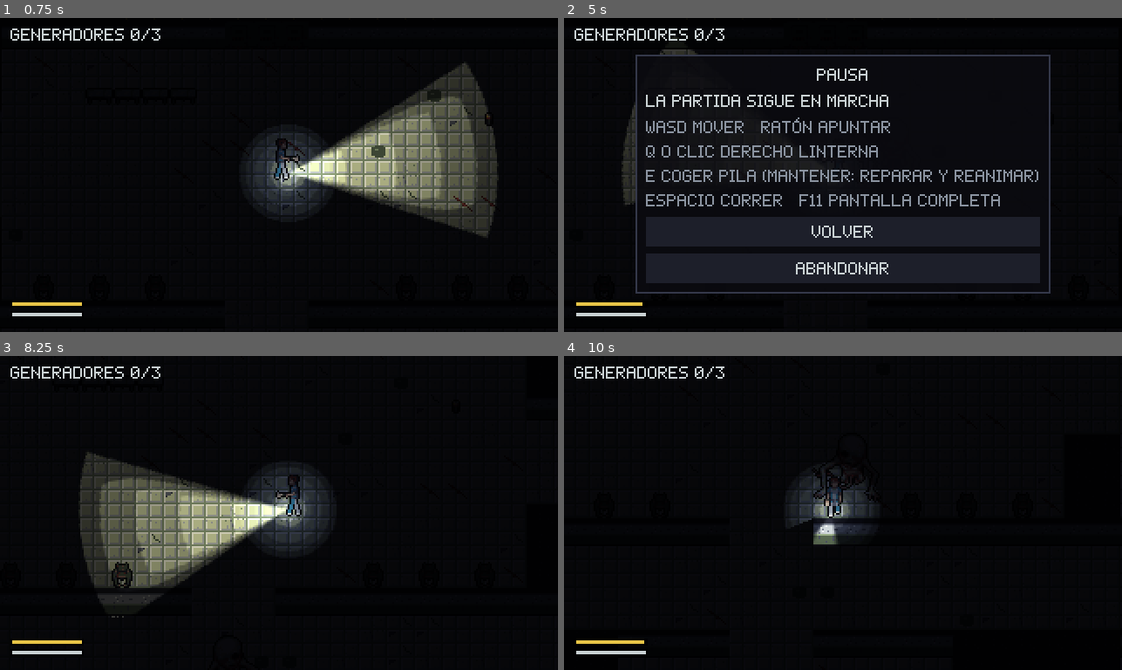
Above: before the commit, frames 1-4 (two rows, left to right).
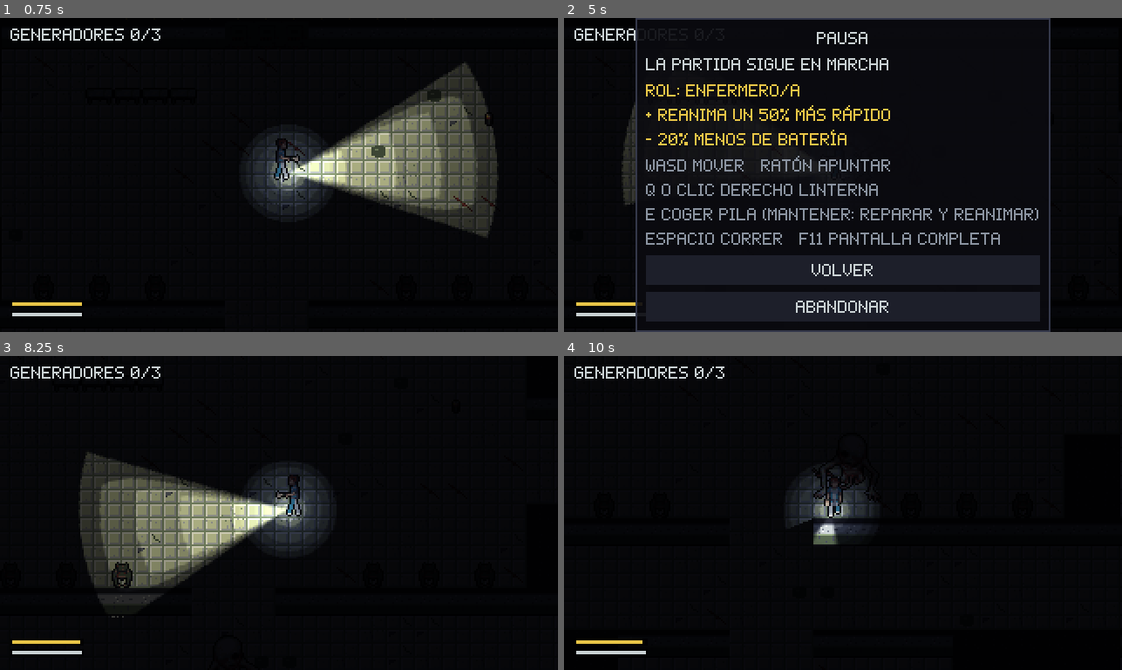
Above: after the commit, the same moments.

Repository: Skyfreefury/blackout-beta
Game: Godot game, scene res://scenes/main.tscn
Same seed, same stepped clock (60 frames per second), same inputs: the game is played once before the commit and once after it. This scene is started directly instead of the project's main scene.
Inputs (mouse positions are in pixels of both pictures, inside the frame that each line leads up to):
- Up to frame 1 (0.75 s): tap Enter at 0.5 s; move the mouse to (401, 159) at 0.52 s; hold D (move_right) from 0.53 s (still down); hold E (interact) from 0.53 s (still down); click (401, 159) at 0.67 s
- Up to frame 2 (5 s): move the mouse to (731, 190) at 1.27 s; release D (move_right) at 1.28 s; release E (interact) at 1.28 s; hold S (move_down) 1.28-2.03 s; tap Space (sprint) at 1.35 s; move the mouse to (898, 105) at 2.02 s; hold D (move_right) 2.03-2.78 s; hold Q (toggle_light) 2.03-2.78 s; move the mouse to (815, 237) at 2.77 s; hold W (move_up) 2.78-3.53 s; tap Shift at 2.85 s; click (815, 237) at 2.92 s; move the mouse to (1010, 222) at 3.52 s; hold A (move_left) from 3.53 s (still down); tap F at 3.6 s; tap F11 (toggle_fullscreen) at 4.15 s; move the mouse to (675, 127) at 4.27 s; tap E (interact) at 4.35 s; tap Escape (ui_cancel) at 4.9 s
- Up to frame 3 (8.25 s): release A (move_left) at 5 s; click "Volver" at 5 s; tap R (restart) at 5.75 s; move the mouse to (306, 513) at 5.77 s; hold S (move_down) 5.78-6.53 s; hold Space (sprint) 5.78-6.53 s; click (306, 513) at 5.92 s; move the mouse to (195, 434) at 6.52 s; hold D (move_right) 6.53-7.28 s; tap Q (toggle_light) at 6.6 s; move the mouse to (401, 497) at 7.27 s; hold W (move_up) 7.28-8.03 s; tap Shift at 7.35 s; move the mouse to (167, 528) at 8.02 s; hold D (move_right) from 8.03 s (still down); tap F at 8.1 s; click (167, 528) at 8.17 s
- Up to frame 4 (10 s): move the mouse to (898, 443) at 8.77 s; release D (move_right) at 8.78 s; hold S (move_down) 8.78-9.53 s; hold E (interact) 8.78-9.53 s; move the mouse to (815, 575) at 9.52 s; hold A (move_left) from 9.53 s (still down); tap Space (sprint) at 9.6 s

Frame 1 is identical in both runs. In frame 2, 24% of the frame differs, in the area x 12-88%, y 0-100%; in frame 3, less than 0.1%; in frame 4, less than 0.1%.

Commit message:
Roles de cooperativo: enfermero/a, corredor/a, técnico/a y vigía
Selector en la sala de espera, sincronizado por el anfitrión.
Escenario lure y opción --role para las pruebas.

Co-Authored-By: Claude Opus 5.5 <noreply@anthropic.com>

Diff:
--- a/scripts/debug_run.gd
+++ b/scripts/debug_run.gd
@@ -6,6 +6,7 @@
 ##   --scenario=repair|door|revive|bleed    bucle de partida en el hospital
 ##   --scenario=trap|safe|allon|guard       luces de emergencia y vigilancia con linterna
 ##   --nomonster                            congela al monstruo
+##   --role=N                               rol del jugador local (índice de Roles.LIST)
 ## En red (lanzando el menú con --host=N o --join=IP):
 ##   --walk     el jugador local camina a la derecha
 ##   --pickup   el jugador local va a la pila 0 y la pide al anfitrión
@@ -141,6 +142,16 @@
 			monster.global_position = level.cell_center(Vector2i(30, 16))
 			_main = main
 			_track_monster = true
+		"lure":
+			# Compañero a 8 casillas y jugador local a 12. Con el rol corredor (--role=1)
+			# el ruido hace que el monstruo vaya a por el jugador local.
+			main.spawner.spawn([2, level.cell_center(Vector2i(22, 16)), 1])
+			await _wait(2)
+			_dummy = main.entities.get_node("2")
+			_dummy.light_on = false
+			player.light_on = false
+			player.global_position = level.cell_center(Vector2i(42, 16))
+			monster.global_position = level.cell_center(Vector2i(30, 16))
 		"bleed":
 			player.hit()
 		"trap":
@@ -192,8 +203,10 @@
 		main._ended,
 		get_tree().get_nodes_in_group("players").size(),
 	]
+	line += " role=%d gen0=%.2f battery_max=%.0f run=%.0f angle=%.0f" % [p.role, main.generators[0].progress if not main.generators.is_empty() else 0.0, p.battery_max, p.run_speed, p.light_angle]
 	line += " monster_dist=%.0f watchers=%d vel=(%.0f,%.0f) target=%s" % [monster.global_position.distance_to(p.global_position), monster._watchers.size(), monster.velocity.x, monster.velocity.y, monster._target]
 	if _dummy != null:
+		line += " dummy_progress=%.2f" % _dummy.revive_progress
 		line += " dummy_down=%s dummy_dead=%s dummy_downs=%d" % [_dummy.is_down, _dummy.is_dead, _dummy.down_count]
 		# Segundo golpe tras la reanimación: debe matar.
 		_dummy.hit()
--- a/scripts/hud.gd
+++ b/scripts/hud.gd
@@ -25,6 +25,7 @@
 var _end := PanelContainer.new()
 var _end_text := Label.new()
 var _end_hint := Label.new()
+var _role_label := Label.new()
 
 
 func _ready() -> void:
@@ -68,6 +69,9 @@
 
 func toggle_pause() -> void:
 	_pause.visible = not _pause.visible
+	if player != null:
+		_role_label.text = "Rol: %s
+%s" % [Roles.role_name(player.role), Roles.effects(player.role)]
 
 
 func show_end(victory: bool, time: float, survivors: PackedStringArray, is_host: bool) -> void:
@@ -109,8 +113,8 @@
 	if player == null:
 		return
 	var bottom := size.y - 6.0
-	_bar(Vector2(6, bottom - 12), player.battery / Player.BATTERY_MAX, BATTERY_COLOR)
-	_bar(Vector2(6, bottom - 6), player.stamina / Player.STAMINA_MAX, STAMINA_COLOR)
+	_bar(Vector2(6, bottom - 12), player.battery / player.battery_max, BATTERY_COLOR)
+	_bar(Vector2(6, bottom - 6), player.stamina / player.stamina_max, STAMINA_COLOR)
 	var target := player.hold_target
 	if target != null and is_instance_valid(target):
 		var pos := Vector2((size.x - BAR_SIZE.x) / 2.0, size.y / 2.0 + 14)
@@ -135,6 +139,8 @@
 	var note := Label.new()
 	note.text = "La partida sigue en marcha"
 	box.add_child(note)
+	_role_label.add_theme_color_override("font_color", BATTERY_COLOR)
+	box.add_child(_role_label)
 	var help := Label.new()
 	help.text = Controls.HELP
 	help.add_theme_color_override("font_color", Color("8a93a0"))
--- a/scripts/main.gd
+++ b/scripts/main.gd
@@ -45,6 +45,9 @@
 	hud.leave_requested.connect(Net.leave)
 	if not OS.get_cmdline_user_args().is_empty():
 		add_child(DebugRun.new())
+		# Partida de prueba sin menú: --role=N elige el rol del jugador local.
+		if Net.players.is_empty() and not _user_arg("role").is_empty():
+			Net.player_role = Roles.clamp_id(int(_user_arg("role")))
 	Net.report_loaded()
 
 
@@ -105,7 +108,7 @@
 	var ids := Net.players.keys()
 	ids.sort()
 	for i in ids.size():
-		spawner.spawn([ids[i], level.player_spawn + SPAWN_OFFSETS[i % SPAWN_OFFSETS.size()], i % 4])
+		spawner.spawn([ids[i], level.player_spawn + SPAWN_OFFSETS[i % SPAWN_OFFSETS.size()], i % 4, Net.roles.get(ids[i], 0)])
 	_mark_started.rpc()
 
 
@@ -114,12 +117,13 @@
 	_started = true
 
 
-## Corre en todos los equipos con los datos [id, posición, color] que envía el anfitrión.
+## Corre en todos los equipos con los datos [id, posición, color, rol] que envía el anfitrión.
 func _create_player(data: Array) -> Node:
 	var p: Player = PLAYER_SCENE.instantiate()
 	p.name = str(data[0])
 	p.position = data[1]
 	p.color_index = data[2] if data.size() > 2 else 0
+	p.role = data[3] if data.size() > 3 else 0
 	p.level = level
 	return p
 
--- a/scripts/menu.gd
+++ b/scripts/menu.gd
@@ -1,7 +1,7 @@
 extends Control
 ## Menú principal y sala de espera.
 ## Argumentos de prueba tras "--": --name=X, --host[=N] (empieza al llegar a N jugadores),
-## --join=IP, --bind=IP (IP local del anfitrión).
+## --join=IP, --bind=IP (IP local del anfitrión), --role=N (índice de Roles.LIST).
 
 const JOIN_TIMEOUT := 5.0
 const TEXT_COLOR := Color("c9d1d3")
@@ -15,6 +15,8 @@
 var _lobby_title := Label.new()
 var _player_list := Label.new()
 var _start_button := Button.new()
+var _role_button := Button.new()
+var _role_info := Label.new()
 var _join_timer := Timer.new()
 var _auto_start_at := 0
 var _options_box := VBoxContainer.new()
@@ -88,6 +90,11 @@
 	root.add_child(_lobby_box)
 	_lobby_box.add_child(_lobby_title)
 	_lobby_box.add_child(_player_list)
+	_role_button.pressed.connect(Sfx.play_ui.bind("ui_click", -6.0))
+	_role_button.pressed.connect(_on_role_pressed)
+	_lobby_box.add_child(_role_button)
+	_role_info.add_theme_color_override("font_color", Color("8a93a0"))
+	_lobby_box.add_child(_role_info)
 	_start_button.text = "Empezar"
 	_start_button.pressed.connect(Net.start_game)
 	_lobby_box.add_child(_start_button)
@@ -160,6 +167,7 @@
 func _read_name() -> void:
 	var clean := _name_edit.text.strip_edges().left(Net.NAME_MAX)
 	Net.player_name = clean if not clean.is_empty() else "Jugador"
+	Net.player_role = Roles.clamp_id(Settings.role)
 	if Settings.player_name != Net.player_name:
 		Settings.player_name = Net.player_name
 		Settings.save()
@@ -199,6 +207,14 @@
 func _on_leave_pressed() -> void:
 	Net.close()
 	_show_lobby(false)
+
+
+## Pasa al siguiente rol. El anfitrión lo reparte a todos.
+func _on_role_pressed() -> void:
+	Net.set_role((Net.player_role + 1) % Roles.count())
+	Settings.role = Net.player_role
+	Settings.save()
+	_refresh_lobby()
 
 
 func _show_lobby(in_lobby: bool) -> void:
@@ -214,8 +230,10 @@
 	_lobby_title.text = "Sala (%d/%d)" % [ids.size(), Net.MAX_PLAYERS]
 	var lines := PackedStringArray()
 	for id: int in ids:
-		lines.append(("* " if id == 1 else "- ") + str(Net.players[id]))
+		lines.append("%s%s (%s)" % ["* " if id == 1 else "- ", Net.players[id], Roles.role_name(Net.roles.get(id, 0))])
 	_player_list.text = "\n".join(lines) if not lines.is_empty() else "Esperando..."
+	_role_button.text = "Rol: %s" % Roles.role_name(Net.player_role)
+	_role_info.text = Roles.effects(Net.player_role)
 	var is_host := multiplayer.is_server() and Net.is_online()
 	_start_button.visible = is_host
 	if _lobby_box.visible and not is_host:
@@ -243,6 +261,8 @@
 		return
 	if args.has("name"):
 		_name_edit.text = args["name"]
+	if args.has("role"):
+		Settings.role = int(args["role"])
 	if args.has("bind"):
 		Net.bind_ip = args["bind"]
 	if args.has("host"):
--- a/scripts/monster.gd
+++ b/scripts/monster.gd
@@ -214,7 +214,7 @@
 		var repairing := player.is_repairing()
 		if best_repairing and not repairing:
 			continue
-		var dist := global_position.distance_to(player.global_position)
+		var dist := player.lure_distance(global_position)
 		if dist < best_dist or (repairing and not best_repairing):
 			best_repairing = repairing
 			best_dist = dist
--- a/scripts/net.gd
+++ b/scripts/net.gd
@@ -17,6 +17,10 @@
 var player_name := "Jugador"
 ## id de red -> nombre.
 var players := {}
+## Rol elegido por el jugador local (índice de Roles.LIST).
+var player_role := 0
+## id de red -> rol.
+var roles := {}
 ## Mensaje que el menú muestra al volver (desconexión, error).
 var last_error := ""
 ## IP local donde escucha el anfitrión. Vacía escucha en todas las interfaces.
@@ -45,6 +49,7 @@
 	multiplayer.multiplayer_peer = peer
 	_in_game = false
 	players = {1: player_name}
+	roles = {1: player_role}
 	players_changed.emit()
 	return OK
 
@@ -74,6 +79,7 @@
 		multiplayer.multiplayer_peer.close()
 	multiplayer.multiplayer_peer = OfflineMultiplayerPeer.new()
 	players.clear()
+	roles.clear()
 	_loaded.clear()
 	_in_game = false
 
@@ -92,14 +98,34 @@
 	if players.is_empty():
 		# Partida lanzada sin pasar por el menú: juego en solitario offline.
 		players = {multiplayer.get_unique_id(): player_name}
+		roles = {multiplayer.get_unique_id(): player_role}
 	if multiplayer.is_server():
 		_mark_loaded(1)
 	else:
 		_client_loaded.rpc_id(1)
 
 
+## Cambia el rol del jugador local en la sala de espera.
+func set_role(role: int) -> void:
+	player_role = Roles.clamp_id(role)
+	if multiplayer.is_server():
+		roles[1] = player_role
+		_sync_players.rpc(players, roles)
+	else:
+		_request_role.rpc_id(1, player_role)
+
+
 @rpc("any_peer", "reliable")
-func _register(requested_name: String) -> void:
+func _request_role(role: int) -> void:
+	var id := multiplayer.get_remote_sender_id()
+	if not multiplayer.is_server() or _in_game or not players.has(id):
+		return
+	roles[id] = Roles.clamp_id(role)
+	_sync_players.rpc(players, roles)
+
+
+@rpc("any_peer", "reliable")
+func _register(requested_name: String, role := 0) -> void:
 	if not multiplayer.is_server():
 		return
 	var id := multiplayer.get_remote_sender_id()
@@ -108,12 +134,14 @@
 		return
 	var clean := requested_name.strip_edges().left(NAME_MAX)
 	players[id] = clean if not clean.is_empty() else "Jugador %d" % players.size()
-	_sync_players.rpc(players)
+	roles[id] = Roles.clamp_id(role)
+	_sync_players.rpc(players, roles)
 
 
 @rpc("authority", "call_local", "reliable")
-func _sync_players(list: Dictionary) -> void:
+func _sync_players(list: Dictionary, role_list: Dictionary) -> void:
 	players = list
+	roles = role_list
 	players_changed.emit()
 
 
@@ -144,7 +172,7 @@
 
 
 func _on_connected() -> void:
-	_register.rpc_id(1, player_name)
+	_register.rpc_id(1, player_name, player_role)
 
 
 func _on_connection_failed() -> void:
@@ -160,5 +188,6 @@
 	if not multiplayer.is_server():
 		return
 	players.erase(id)
-	_sync_players.rpc(players)
+	roles.erase(id)
+	_sync_players.rpc(players, roles)
 	_check_all_loaded()
--- a/scripts/player.gd
+++ b/scripts/player.gd
@@ -20,6 +20,8 @@
 const LIGHT_RANGE := 120.0
 const LIGHT_ANGLE := 50.0
 const LIGHT_ENERGY := 1.2
+## Apuntar al monstruo gasta la linterna al doble de velocidad: vigilarle tiene un coste.
+const MONSTER_DRAIN := 2.0
 const PICKUP_RADIUS := 14.0
 const REVIVE_RANGE := 18.0
 const REVIVE_TIME := 4.0
@@ -39,6 +41,15 @@
 const ROW_UP := 1
 const ROW_SIDE := 2
 
+## Rol del cooperativo (índice de Roles.LIST), asignado por el anfitrión al aparecer.
+var role := 0
+# Valores base multiplicados por el rol. Se calculan en _enter_tree.
+var battery_max := BATTERY_MAX
+var stamina_max := STAMINA_MAX
+var walk_speed := WALK_SPEED
+var run_speed := RUN_SPEED
+var light_angle := LIGHT_ANGLE
+var monster_drain := MONSTER_DRAIN
 var battery := BATTERY_MAX
 var stamina := STAMINA_MAX
 var light_on := true
@@ -101,11 +112,25 @@
 func _enter_tree() -> void:
 	set_multiplayer_authority(name.to_int() if name.is_valid_int() else 1)
 	$ServerSync.set_multiplayer_authority(1)
+	_apply_role()
+
+
+func _apply_role() -> void:
+	role = Roles.clamp_id(role)
+	battery_max = BATTERY_MAX * Roles.mult(role, "battery")
+	stamina_max = STAMINA_MAX * Roles.mult(role, "stamina")
+	walk_speed = WALK_SPEED * Roles.mult(role, "walk")
+	run_speed = RUN_SPEED * Roles.mult(role, "run")
+	light_angle = LIGHT_ANGLE * Roles.mult(role, "angle")
+	monster_drain = MONSTER_DRAIN * Roles.mult(role, "monster_drain")
+	battery = battery_max
+	stamina = stamina_max
+	_prev_battery = battery
 
 
 func _ready() -> void:
 	add_to_group("players")
-	flashlight.texture = LightTextures.cone(LIGHT_RANGE, LIGHT_ANGLE)
+	flashlight.texture = LightTextures.cone(LIGHT_RANGE, light_angle)
 	glow.texture = LightTextures.radial(28.0)
 	sprite.texture = load(SHEET_PATH % clampi(color_index, 0, 3))
 	camera.enabled = is_local()
@@ -155,7 +180,7 @@
 	if not is_active() or Net.allow_teleport:
 		_valid_pos = global_position
 		return
-	var max_speed := RUN_SPEED if can_act() else 0.0
+	var max_speed := run_speed if can_act() else 0.0
 	_move_budget = minf(_move_budget + max_speed * SPEED_SLACK * delta, max_speed * 0.5 + BURST_ALLOWANCE)
 	var moved := global_position.distance_to(_valid_pos)
 	if moved <= _move_budget + 0.5:
@@ -195,7 +220,7 @@
 	var to := point - origin
 	if to.length() > LIGHT_RANGE * 0.95:
 		return false
-	if absf(angle_difference(flashlight.global_rotation, to.angle())) > deg_to_rad(LIGHT_ANGLE / 2.0):
+	if absf(angle_difference(flashlight.global_rotation, to.angle())) > deg_to_rad(light_angle / 2.0):
 		return false
 	return LightTextures.has_line_of_sight(get_world_2d(), origin, point)
 
@@ -280,6 +305,16 @@
 	if not multiplayer.is_server() or _sender() != get_multiplayer_authority():
 		return
 	_server_target = get_node_or_null(path) if not path.is_empty() else null
+
+
+## Multiplicador de velocidad de trabajo del rol: reanimar a jugadores o reparar generadores.
+func work_factor(target: Node) -> float:
+	return Roles.mult(role, "revive" if target is Player else "repair")
+
+
+## Distancia que usa el monstruo al elegir presa. El rol corredor parece más cerca por el ruido.
+func lure_distance(from: Vector2) -> float:
+	return from.distance_to(global_position) * Roles.mult(role, "lure")
 
 
 func _server_tick(delta: float) -> void:
@@ -298,7 +333,7 @@
 		var valid: bool = is_instance_valid(_server_target) and can_act() and _server_target.needs_work() \
 			and global_position.distance_to(_server_target.global_position) <= _range_for(_server_target) + NET_TOLERANCE
 		if valid:
-			_server_target.add_work(delta)
+			_server_target.add_work(delta * work_factor(_server_target))
 		else:
 			_server_target = null
 
@@ -316,8 +351,8 @@
 	if running:
 		stamina = maxf(stamina - delta, 0.0)
 	else:
-		stamina = minf(stamina + delta * STAMINA_MAX / STAMINA_REGEN_TIME, STAMINA_MAX)
-	var speed := RUN_SPEED if running else WALK_SPEED
+		stamina = minf(stamina + delta * stamina_max / STAMINA_REGEN_TIME, stamina_max)
+	var speed := run_speed if running else walk_speed
 	if down_count > 0:
 		speed *= WOUNDED_FACTOR
 	velocity = dir * speed
@@ -329,14 +364,10 @@
 	flashlight.rotation = (target - flashlight.global_position).angle()
 
 
-## Apuntar al monstruo gasta la linterna al doble de velocidad: vigilarle tiene un coste.
-const MONSTER_DRAIN := 2.0
-
-
 func _drain_battery(delta: float) -> void:
 	if light_on:
 		var monster := get_tree().get_first_node_in_group("monster") as Monster
-		var rate := MONSTER_DRAIN if monster != null and monster.is_lit_by(self) else 1.0
+		var rate := monster_drain if monster != null and monster.is_lit_by(self) else 1.0
 		battery = maxf(battery - delta * rate, 0.0)
 		if battery == 0.0:
 			light_on = false
@@ -351,7 +382,7 @@
 	glow.enabled = can_act()
 	flashlight.enabled = light_on and can_act()
 	# Con poca batería la luz parpadea, y en esos instantes el monstruo puede moverse.
-	if flashlight.enabled and battery < BATTERY_MAX * LOW_BATTERY:
+	if flashlight.enabled and battery < battery_max * LOW_BATTERY:
 		flashlight.energy = 0.15 if randf() < 0.08 else LIGHT_ENERGY
 	else:
 		flashlight.energy = LIGHT_ENERGY
@@ -412,7 +443,7 @@
 @rpc("any_peer", "call_local", "reliable")
 func _grant_battery() -> void:
 	if _sender() == 1:
-		battery = minf(battery + BATTERY_MAX * BATTERY_PICKUP, BATTERY_MAX)
+		battery = minf(battery + battery_max * BATTERY_PICKUP, battery_max)
 
 
 ## id del emisor del RPC en curso. En llamadas locales sin red devuelve el id propio.
--- /dev/null
+++ b/scripts/roles.gd
@@ -0,0 +1,65 @@
+class_name Roles
+## Roles del cooperativo. Cada uno multiplica unos valores base del jugador:
+## una ventaja y una desventaja. Un multiplicador que falta vale 1.
+
+const NURSE := 0
+const RUNNER := 1
+const TECHNICIAN := 2
+const LOOKOUT := 3
+
+const LIST := [
+	{
+		"name": "Enfermero/a",
+		"pro": "Reanima un 50% más rápido",
+		"con": "20% menos de batería",
+		"revive": 1.5,
+		"battery": 0.8,
+	},
+	{
+		"name": "Corredor/a",
+		"pro": "Corre un 20% más rápido y aguanta un 25% más",
+		"con": "Hace ruido: el Nonato le prefiere",
+		"run": 1.2,
+		"stamina": 1.25,
+		# El monstruo ve a este jugador a un 60% de su distancia real al elegir presa.
+		"lure": 0.6,
+	},
+	{
+		"name": "Técnico/a",
+		"pro": "Repara un 40% más rápido",
+		"con": "Se mueve un 10% más lento",
+		"repair": 1.4,
+		"walk": 0.9,
+		"run": 0.9,
+	},
+	{
+		"name": "Vigía",
+		"pro": "Linterna un 30% más ancha",
+		"con": "Gasta el triple al alumbrar al Nonato",
+		"angle": 1.3,
+		# Sin rol, alumbrar al monstruo gasta el doble.
+		"monster_drain": 1.5,
+	},
+]
+
+
+static func count() -> int:
+	return LIST.size()
+
+
+static func clamp_id(role: int) -> int:
+	return clampi(role, 0, LIST.size() - 1)
+
+
+static func role_name(role: int) -> String:
+	return LIST[clamp_id(role)]["name"]
+
+
+## Ventaja y desventaja en dos líneas.
+static func effects(role: int) -> String:
+	var r: Dictionary = LIST[clamp_id(role)]
+	return "+ %s\n- %s" % [r["pro"], r["con"]]
+
+
+static func mult(role: int, key: String) -> float:
+	return float(LIST[clamp_id(role)].get(key, 1.0))
--- a/scripts/settings.gd
+++ b/scripts/settings.gd
@@ -1,5 +1,5 @@
 extends Node
-## Opciones del jugador guardadas en user://settings.cfg: volumen, pantalla completa y nombre.
+## Opciones del jugador guardadas en user://settings.cfg: volumen, pantalla completa, nombre y rol.
 ## F11 alterna pantalla completa en cualquier pantalla.
 
 const PATH := "user://settings.cfg"
@@ -8,6 +8,8 @@
 var volume := 0.8
 var fullscreen := false
 var player_name := "Jugador"
+## Último rol elegido en la sala de espera.
+var role := 0
 
 
 func _ready() -> void:
@@ -16,6 +18,7 @@
 		volume = clampf(cfg.get_value("audio", "volume", volume), 0.0, 1.0)
 		fullscreen = cfg.get_value("video", "fullscreen", fullscreen)
 		player_name = str(cfg.get_value("player", "name", player_name))
+		role = int(cfg.get_value("player", "role", role))
 	apply()
 
 
@@ -41,4 +44,5 @@
 	cfg.set_value("audio", "volume", volume)
 	cfg.set_value("video", "fullscreen", fullscreen)
 	cfg.set_value("player", "name", player_name)
+	cfg.set_value("player", "role", role)
 	cfg.save(PATH)
Not shown, added: scripts/roles.gd.uid
Not shown, changed: docs/IDEAS.md
